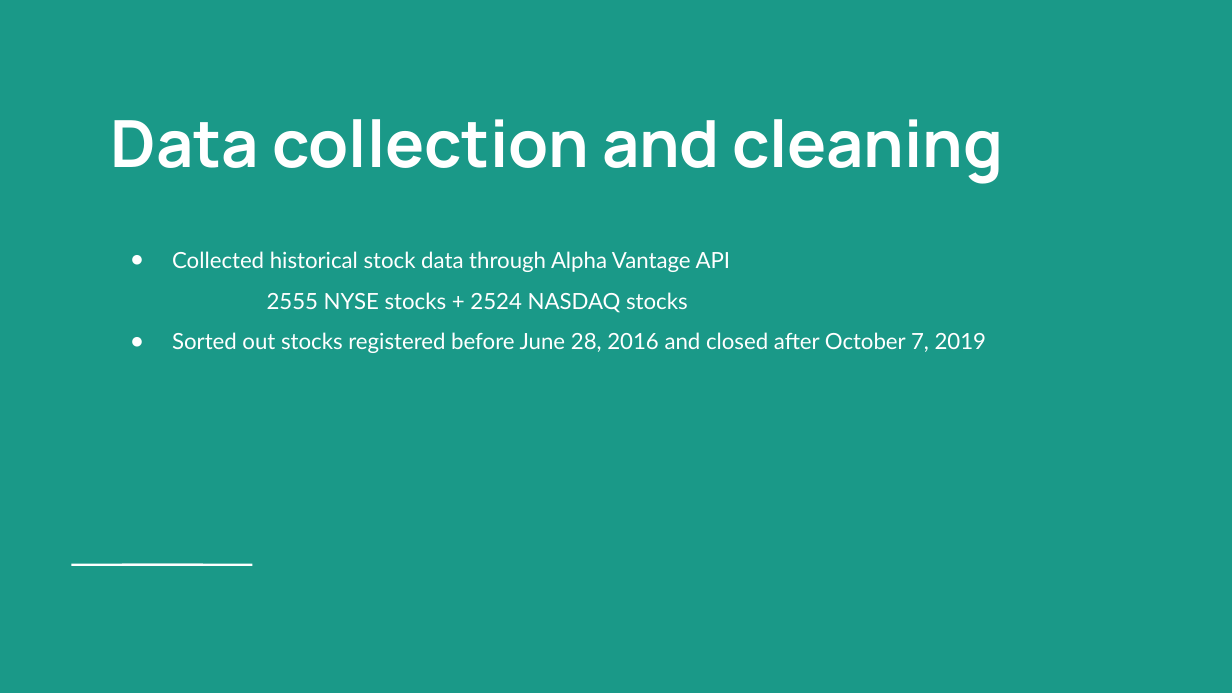
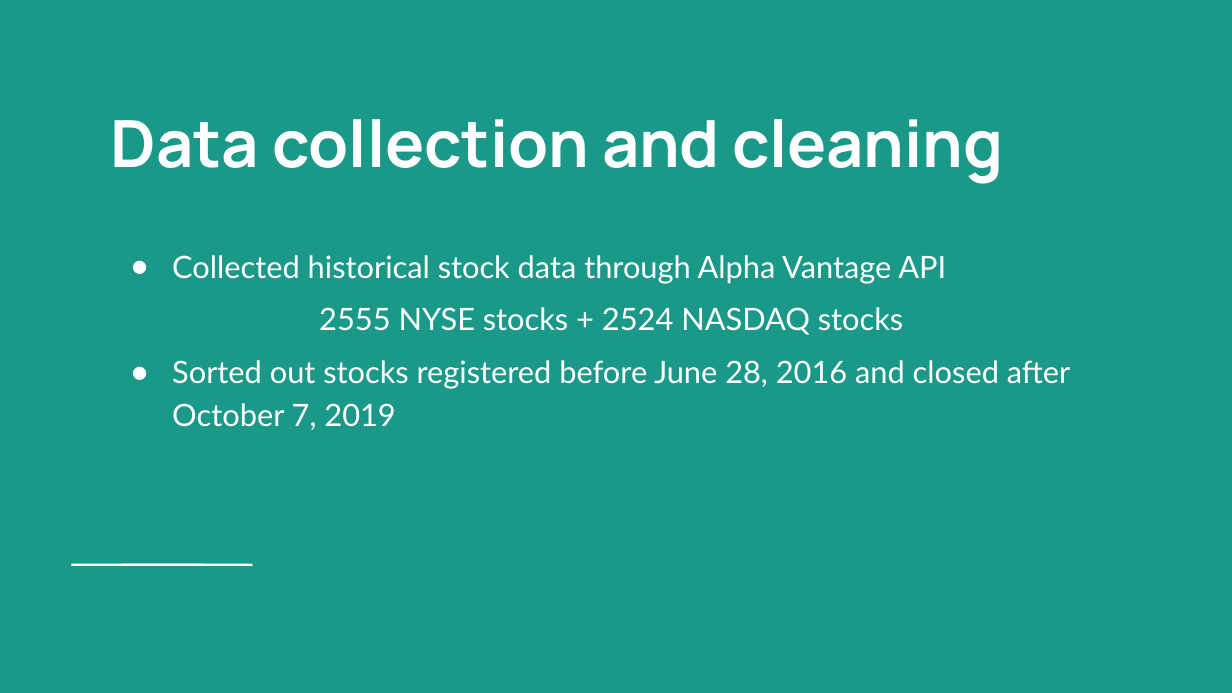
Before and after one commit to okcaiko-gmail/Fionastudy, a slide deck: slide 4 of Examination of Domestic Economic Impact of the US-China Trade War by Analyzing Stock Market Fluctuations with Unsupervised Machine Learning.pptx (slide 7 before the commit). Drawn at 1232x693 pixels with LibreOffice and Linux fonts; fonts in the diff are those of the drawing. Boxes give left, top, right and bottom in pixels: in the first picture for what was removed or moved away, otherwise in the second. Text is boxed around its words. In the diff, an @@ line names an element or a change of style, - is before the commit and + after.

```diff
--- a/Examination of Domestic Economic Impact of the US-China Trade War by Analyzing Stock Market Fluctuations with Unsupervised Machine Learning.pptx
+++ b/Examination of Domestic Economic Impact of the US-China Trade War by Analyzing Stock Market Fluctuations with Unsupervised Machine Learning.pptx
@@ text "Collected historical stock data through ..." at bbox=[172, 255, 1071, 430]: size 13 to 18 pt @@
```
Also in this commit, not shown: 1 other slide changed, 3 slides removed.
